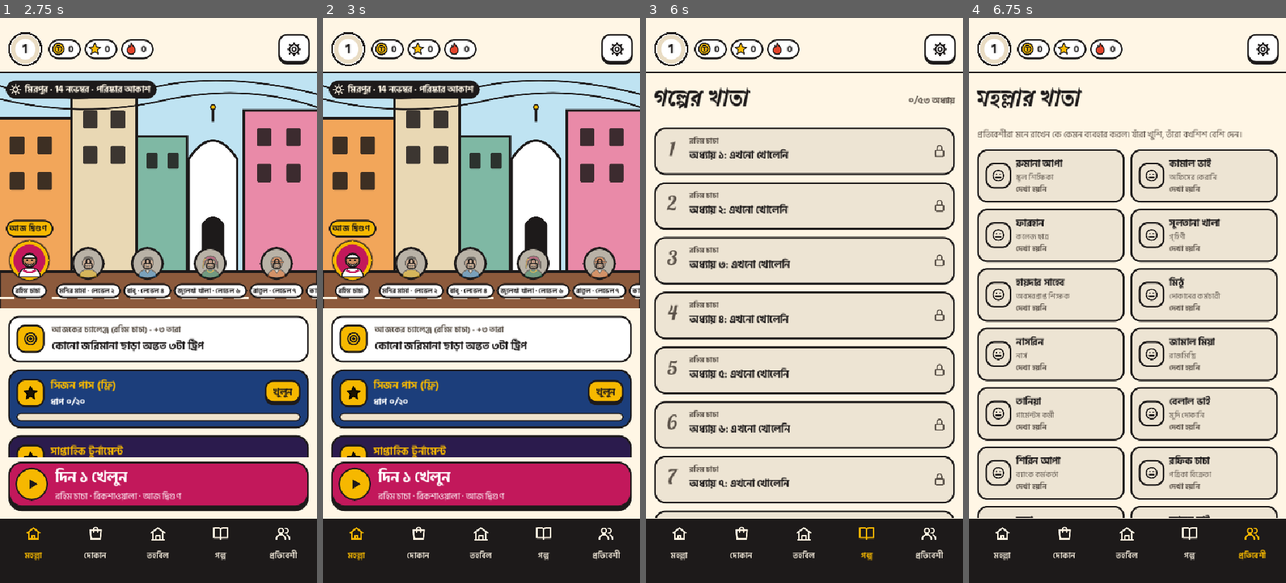
Above: before the commit, frames 1-4 (left to right).
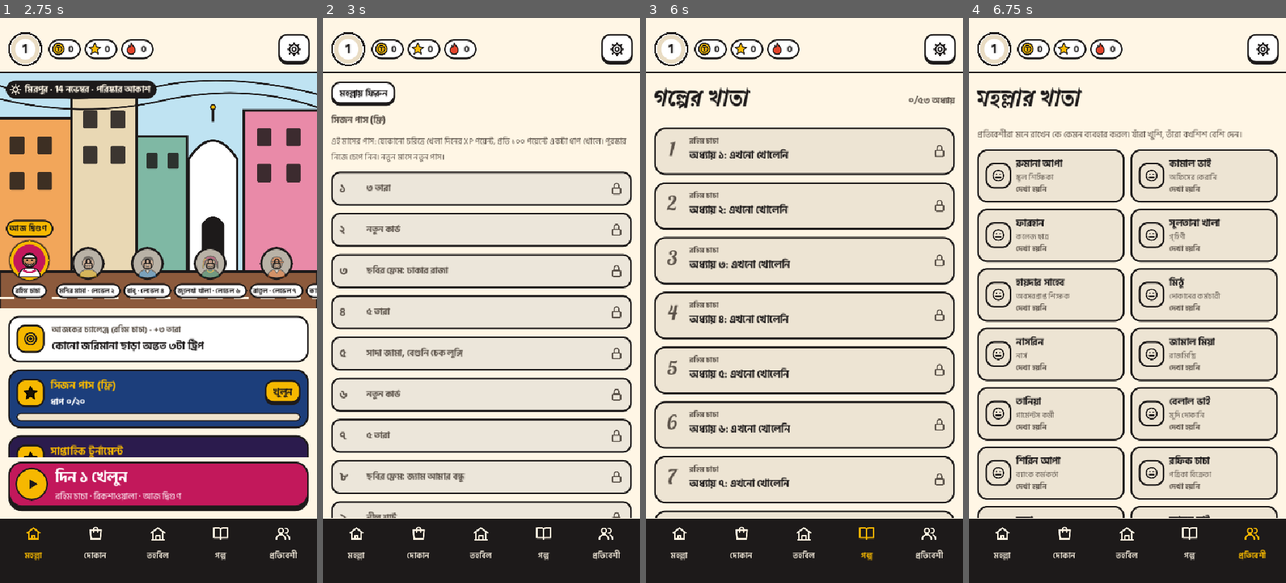
Above: after the commit, the same moments.

Repository: Habibur-Rahman-KUET-09/Dhakay-Akdin
Game: Godot game, scene res://scenes/main.tscn
Same seed, same stepped clock (60 frames per second), same inputs: the game is played once before the commit and once after it.
Inputs:
- Up to frame 1 (2.75 s): click "খেলা শুরু" at 0.5 s; click "খুলুন" at 1.25 s; click "মহল্লায় ফিরুন" at 2 s
- Up to frame 2 (3 s): click "খুলুন" at 2.75 s
- Up to frame 3 (6 s): click "মহল্লা" at 3.5 s; click "দোকান" at 4.25 s; click "তহবিল" at 5 s; click "গল্প" at 5.75 s
- Up to frame 4 (6.75 s): click "প্রতিবেশী" at 6.5 s

Frame 1 is identical in both runs. In frame 2, 72% of the frame differs, in the area x 0-100%, y 9-96%; in frame 3, less than 0.1%; in frame 4, nothing differs.

Commit message:
Dhaka traffic challenge board, the school league, friends' rickshaws in the street [skip ci]
Co-Authored-By: Claude Opus 5.5 <noreply@anthropic.com>
Claude-Session: https://claude.ai/code/session_01D5VTTbiAkjZrLBvbSQEf7i

Diff:
--- /dev/null
+++ b/game/content/schools.json
@@ -0,0 +1,95 @@
+{
+ "about": "The school league (rules/school.gd): each player picks where they study (or 'school', or 'somewhere else'); their weekly tournament points count for it, and the board shows each one's total and players.",
+ "schools": [
+  {
+   "id": "buet",
+   "bn": "বুয়েট",
+   "en": "BUET"
+  },
+  {
+   "id": "du",
+   "bn": "ঢাকা বিশ্ববিদ্যালয়",
+   "en": "Dhaka University"
+  },
+  {
+   "id": "kuet",
+   "bn": "কুয়েট",
+   "en": "KUET"
+  },
+  {
+   "id": "ruet",
+   "bn": "রুয়েট",
+   "en": "RUET"
+  },
+  {
+   "id": "cuet",
+   "bn": "চুয়েট",
+   "en": "CUET"
+  },
+  {
+   "id": "sust",
+   "bn": "শাবিপ্রবি",
+   "en": "SUST"
+  },
+  {
+   "id": "ju",
+   "bn": "জাহাঙ্গীরনগর",
+   "en": "Jahangirnagar"
+  },
+  {
+   "id": "ru",
+   "bn": "রাজশাহী বিশ্ববিদ্যালয়",
+   "en": "Rajshahi University"
+  },
+  {
+   "id": "cu",
+   "bn": "চট্টগ্রাম বিশ্ববিদ্যালয়",
+   "en": "Chittagong University"
+  },
+  {
+   "id": "nsu",
+   "bn": "নর্থ সাউথ",
+   "en": "North South"
+  },
+  {
+   "id": "brac",
+   "bn": "ব্র্যাক",
+   "en": "BRAC"
+  },
+  {
+   "id": "aiub",
+   "bn": "এআইইউবি",
+   "en": "AIUB"
+  },
+  {
+   "id": "ewu",
+   "bn": "ইস্ট ওয়েস্ট",
+   "en": "East West"
+  },
+  {
+   "id": "iut",
+   "bn": "আইইউটি",
+   "en": "IUT"
+  },
+  {
+   "id": "dhaka_college",
+   "bn": "ঢাকা কলেজ",
+   "en": "Dhaka College"
+  },
+  {
+   "id": "notre_dame",
+   "bn": "নটর ডেম",
+   "en": "Notre Dame"
+  },
+  {
+   "id": "school",
+   "bn": "স্কুল",
+   "en": "School"
+  },
+  {
+   "id": "other",
+   "bn": "অন্য কোথাও",
+   "en": "Somewhere else"
+  }
+ ]
+}
--- a/game/content/strings.json
+++ b/game/content/strings.json
@@ -5450,5 +5450,45 @@
  "frame_dhaka": {
   "bn": "প্রাণের ঢাকা",
   "en": "Praner Dhaka"
+ },
+ "trafficTitle": {
+  "bn": "ঢাকা ট্রাফিক চ্যালেঞ্জ",
+  "en": "Dhaka traffic challenge"
+ },
+ "trafficAbout": {
+  "bn": "আজকের এক মিনিটের পথ, সবার জন্য একই। বন্ধুদের চেয়ে কম সময়ে পৌঁছাতে পারবেন?",
+  "en": "Today's one-minute ride, the same for everyone. Can you beat your friends' times?"
+ },
+ "trafficNobody": {
+  "bn": "আজ এখনো কেউ চালায়নি। প্রথম হোন!",
+  "en": "No one has ridden it today. Be the first!"
+ },
+ "trafficRow": {
+  "bn": "{n}. {name}: {s} সেকেন্ড",
+  "en": "{n}. {name}: {s} s"
+ },
+ "trafficGo": {
+  "bn": "চ্যালেঞ্জ দিন",
+  "en": "Take the challenge"
+ },
+ "instTitle": {
+  "bn": "প্রতিষ্ঠানের লিগ",
+  "en": "School league"
+ },
+ "instNone": {
+  "bn": "কোথায় পড়েন? বেছে নিন",
+  "en": "Where do you study? Pick one"
+ },
+ "instEmpty": {
+  "bn": "এই সপ্তাহে এখনো কোনো পয়েন্ট নেই",
+  "en": "No points this week yet"
+ },
+ "instRow": {
+  "bn": "{n}. {name}: {points} পয়েন্ট ({players} জন)",
+  "en": "{n}. {name}: {points} points ({players} players)"
+ },
+ "instHelp": {
+  "bn": "আপনার সাপ্তাহিক টুর্নামেন্টের পয়েন্ট আপনার প্রতিষ্ঠানের নামে যোগ হয়। কোন প্রতিষ্ঠান এগিয়ে, দেখুন!",
+  "en": "Your weekly tournament points count for your place of study. See who's ahead!"
  }
 }
--- a/game/scripts/rules/friends.gd
+++ b/game/scripts/rules/friends.gd
@@ -170,12 +170,15 @@
 	var f := of(data)
 	_roll_week(f, date)
 	var legs: Dictionary = f.legs if f.legs_date == date else {}
-	var art := str((data.get("looks", {}).get("rickshaw", {}) as Dictionary).get("art", ""))
+	var looks: Dictionary = data.get("looks", {}).get("rickshaw", {})
+	var art := str(looks.get("art", ""))
 	return {
 		"name": str(f.name), "code": str(f.code), "level": int(data.get("mohalla", {}).get("level", 1)),
 		"week": str(f.week), "week_taka": int(f.week_taka), "prev_week": str(f.prev_week), "prev_taka": int(f.prev_taka),
 		"given": int(f.given), "legs_date": date if not legs.is_empty() else "", "legs": legs.duplicate(), "art": art,
 		"visits": (f.visits_sent as Dictionary).duplicate(),
+		# My rickshaw's looks, for it to ride by in my friends' streets.
+		"paint": str(looks.get("paint", "")), "plate": str(looks.get("plate", "")), "slogan": str(looks.get("slogan", "")),
 	}
 
 
--- a/game/scripts/rules/leaderboard.gd
+++ b/game/scripts/rules/leaderboard.gd
@@ -13,6 +13,7 @@
 const Daily = preload("res://scripts/rules/daily.gd")
 const Friends = preload("res://scripts/rules/friends.gd")
 const League = preload("res://scripts/rules/league.gd")
+const School = preload("res://scripts/rules/school.gd")
 const Race = preload("res://scripts/rules/race.gd")
 
 const WHO := ["all", "rickshaw", "tea", "bus", "fuchka", "delivery", "hawker", "boat"]
@@ -140,6 +141,7 @@
 	var c := Friends.card(data, date)
 	c.merge(fields(data, date))
 	c.merge(League.fields(data, date))
+	c.merge(School.fields(data, date))
 	# Today's ghost-race ride, or nothing (the field is then cleared).
 	var race := Race.card(data, date)
 	c["race"] = race.get("race", {})
--- a/game/scripts/rules/race.gd
+++ b/game/scripts/rules/race.gd
@@ -132,6 +132,23 @@
 	return out
 
 
+## Today's challenge board: my best and my friends' bests on this date,
+## fastest first: [{name, time, me}].
+static func board(data: Dictionary, date: String) -> Array:
+	var out := []
+	var f := Friends.of(data)
+	for p in f.list:
+		var c: Dictionary = f.cards.get(p.uid, {})
+		var r = c.get("race", {})
+		if typeof(r) == TYPE_DICTIONARY and str(r.get("date", "")) == date and float(r.get("time", 0.0)) > 0.0:
+			out.append({"name": str(p.name), "time": float(r.time), "me": false})
+	var mine := of(data)
+	if str(mine.date) == date and float(mine.best) > 0.0:
+		out.append({"name": "", "time": float(mine.best), "me": true})
+	out.sort_custom(func(a, b): return float(a.time) < float(b.time))
+	return out
+
+
 ## Today's best for the public card ({} when there is none today).
 static func card(data: Dictionary, date: String) -> Dictionary:
 	var r := of(data)
--- /dev/null
+++ b/game/scripts/rules/school.gd
@@ -0,0 +1,60 @@
+## The school league: each player may pick where they study (a university,
+## a college, "school", or "somewhere else"); their weekly tournament
+## points (ranked.gd) go on the public card under that place
+## (sc_<week>_<id>), and the board sums each place's players. No network
+## here: testable.
+extends RefCounted
+
+const Friends = preload("res://scripts/rules/friends.gd")
+const Ranked = preload("res://scripts/rules/ranked.gd")
+const PATH := "res://content/schools.json"
+
+static var _list := []
+
+
+static func list() -> Array:
+	if _list.is_empty():
+		_list = JSON.parse_string(FileAccess.get_file_as_string(PATH)).schools
+	return _list
+
+
+static func name_of(id: String, lang: String) -> String:
+	for s in list():
+		if s.id == id:
+			return str(s.get(lang, s.en))
+	return ""
+
+
+static func field(id: String, week: String) -> String:
+	return "sc_%s_%s" % [week, id]
+
+
+static func mine(data: Dictionary) -> String:
+	return str(data.get("school", ""))
+
+
+## Picks (or with "" clears) where the player studies.
+static func choose(data: Dictionary, id: String) -> void:
+	if id == "" or not name_of(id, "en").is_empty():
+		data["school"] = id
+
+
+## The card's field: this week's points under my place ({} if none).
+static func fields(data: Dictionary, date: String) -> Dictionary:
+	var id := mine(data)
+	var points := Ranked.points(data, date)
+	if id == "" or points <= 0:
+		return {}
+	return {field(id, Friends.week_of(date)): points}
+
+
+## The board from each place's {count, sum}: [{id, players, points}],
+## most points first, places with nobody left out.
+static func board(stats: Dictionary) -> Array:
+	var out := []
+	for id in stats:
+		var st: Dictionary = stats[id]
+		if int(st.get("count", 0)) > 0:
+			out.append({"id": str(id), "players": int(st.count), "points": int(st.get("sum", 0))})
+	out.sort_custom(func(a, b): return int(a.points) > int(b.points))
+	return out
--- a/game/scripts/ui/home.gd
+++ b/game/scripts/ui/home.gd
@@ -34,6 +34,7 @@
 const Cards = preload("res://scripts/rules/cards.gd")
 const Season = preload("res://scripts/rules/season.gd")
 const Stickers = preload("res://scripts/ui/stickers.gd")
+const School = preload("res://scripts/rules/school.gd")
 const Share = preload("res://scripts/ui/share.gd")
 const Juice = preload("res://scripts/ui/juice.gd")
 const Race = preload("res://scripts/rules/race.gd")
@@ -90,6 +91,9 @@
 ## This week's area league as fetched: {area: {count, sum}}; "" / loading / ok.
 var _league_now := {}
 var _league_state := ""
+## The school league: "", "loading" or "ok"; its board rows.
+var _school_state := ""
+var _school_rows: Array = []
 ## Last week's tournament prize, paid when the home opened in a new week.
 var _rank_paid := {}
 ## Eid salami given when the home opened on an Eid day.
@@ -476,6 +480,7 @@
 		inner.add_child(_salami_card())
 	inner.add_child(_pass_card())
 	inner.add_child(_ranked_card())
+	inner.add_child(_traffic_card())
 	inner.add_child(_album_card())
 	inner.add_child(_stickers_card())
 	inner.add_child(_together_card())
@@ -2364,6 +2369,7 @@
 		news_card.add_child(Look.label(str(news), 15, true))
 		page.add_child(news_card)
 	page.add_child(_league_card())
+	page.add_child(_school_card())
 	# The name shown in the lists.
 	var name_row := HBoxContainer.new()
 	name_row.add_theme_constant_override("separation", 8)
@@ -2499,6 +2505,7 @@
 	_build()
 	await cloud.publish_card(Leaderboard.card(progress.data, progress.date()))
 	_load_league()
+	_load_schools()
 	var rows := await cloud.top(field, int(b.n("leaderboard.top")))
 	var mine := Leaderboard.mine(progress.data, _lb_period, _lb_who, progress.date())
 	var rank := await cloud.rank_of(field, mine)
@@ -3302,3 +3309,91 @@
 
 func _open_whatsapp_text(text: String) -> void:
 	OS.shell_open("https://wa.me/?text=" + text.uri_encode())
+
+
+# --- The Dhaka traffic challenge -------------------------------------------------
+
+
+## Today's one-minute ride, the same for everyone: my friends' times and
+## mine, fastest first, and the way in.
+func _traffic_card() -> Control:
+	var panel := _card(Color("FFF0E6"), 20)
+	panel.name = "TrafficCard"
+	var col := VBoxContainer.new()
+	col.add_theme_constant_override("separation", 6)
+	panel.add_child(col)
+	col.add_child(Look.label(s.t("trafficTitle"), 18, true, Look.VERMILION))
+	var about := Look.label(s.t("trafficAbout"), 14, false, Look.MUTED)
+	about.autowrap_mode = TextServer.AUTOWRAP_WORD_SMART
+	col.add_child(about)
+	var board := Race.board(progress.data, progress.date())
+	if board.is_empty():
+		col.add_child(Look.label(s.t("trafficNobody"), 14, true, Look.OUTLINE))
+	for i in mini(board.size(), 5):
+		var r: Dictionary = board[i]
+		var who: String = s.t("onYou") if r.me else str(r.name)
+		col.add_child(Look.label(s.t("trafficRow", {"n": i + 1, "name": who, "s": s.num("%.1f" % float(r.time))}), 15, true, Look.PARROT_DARK if r.me else Look.OUTLINE))
+	var go := Look.chunky(s.t("trafficGo"), Look.VERMILION, Color.WHITE, 17, 4, 14)
+	go.name = "TrafficGo"
+	go.pressed.connect(func():
+		Race.next = true
+		_go("res://scenes/rickshaw.tscn"))
+	col.add_child(go)
+	return panel
+
+
+# --- The school league --------------------------------------------------------------
+
+
+## Where I study (to pick), and the week's board of places.
+func _school_card() -> Control:
+	var panel := _card(Color("EEF3FF"), 18)
+	var box := VBoxContainer.new()
+	box.add_theme_constant_override("separation", 6)
+	panel.add_child(box)
+	box.add_child(Look.label(s.t("instTitle"), 17, true, Look.SKY_DARK))
+	var pick := OptionButton.new()
+	pick.name = "SchoolPick"
+	pick.add_theme_font_override("font", Look.font(Look.BOLD))
+	pick.add_item(s.t("instNone"))
+	var ids := [""]
+	for sc in School.list():
+		pick.add_item(str(sc.get(s.lang, sc.en)))
+		ids.append(str(sc.id))
+	pick.selected = maxi(0, ids.find(School.mine(progress.data)))
+	pick.item_selected.connect(func(i: int):
+		School.choose(progress.data, ids[i])
+		progress.save()
+		if cloud.enabled():
+			cloud.publish_card(Leaderboard.card(progress.data, progress.date()))
+		_school_state = ""
+		_load_schools())
+	box.add_child(pick)
+	if _school_state == "loading":
+		box.add_child(Look.label(s.t("leagueLoading"), 14, false, Look.MUTED))
+	elif _school_rows.is_empty():
+		box.add_child(Look.label(s.t("instEmpty"), 14, false, Look.MUTED))
+	for i in mini(_school_rows.size(), 8):
+		var r: Dictionary = _school_rows[i]
+		var mine := str(r.id) == School.mine(progress.data)
+		box.add_child(Look.label(s.t("instRow", {"n": i + 1, "name": School.name_of(str(r.id), s.lang), "points": int(r.points), "players": int(r.players)}),
+			15, true, Look.PARROT_DARK if mine else Look.OUTLINE))
+	var help := Look.label(s.t("instHelp"), 13, false, Look.MUTED)
+	help.autowrap_mode = TextServer.AUTOWRAP_WORD_SMART
+	box.add_child(help)
+	return panel
+
+
+## This week's points of every place, fetched once per visit to the page.
+func _load_schools() -> void:
+	if _school_state != "" or not cloud.enabled():
+		return
+	_school_state = "loading"
+	var week := Friends.week_of(progress.date())
+	var stats := {}
+	for sc in School.list():
+		stats[str(sc.id)] = await cloud.stats_of(School.field(str(sc.id), week))
+	_school_rows = School.board(stats)
+	_school_state = "ok"
+	if _page == "board":
+		_build()
--- a/game/scripts/world/rickshaw_scene.gd
+++ b/game/scripts/world/rickshaw_scene.gd
@@ -37,6 +37,7 @@
 const SignalLights = preload("res://scripts/world/signal_lights.gd")
 const Progress = preload("res://scripts/rules/progress.gd")
 const Friends = preload("res://scripts/rules/friends.gd")
+const Goods = preload("res://scripts/rules/goods.gd")
 const League = preload("res://scripts/rules/league.gd")
 const Race = preload("res://scripts/rules/race.gd")
 const Online = preload("res://scripts/rules/online.gd")
@@ -153,6 +154,8 @@
 ## Passengers, the policeman and Rahim Chacha talking.
 var _voice: Voice
 var _chat_left := Chatter.gap()
+## Friends' own rickshaws riding about the streets: {node, driver, paint}.
+var _friend_riders: Array = []
 var _first_told := false
 ## The passenger last told about (stop beside them), and the time to the
 ## next reminder to drink tea.
@@ -315,7 +318,7 @@
 	for w in rickshaw.get_meta("wheels"):
 		(w as MeshInstance3D).material_override = plain
 	if mode != "delivery":
-		_back_art(rickshaw)
+		_back_art(rickshaw, progress.worn("rickshaw", "plate"), progress.worn("rickshaw", "slogan"))
 	# A passenger on the seat, shown during a trip.
 	_rider_seat = MeshInstance3D.new()
 	_rider_seat.mesh = Models.seated_passenger()
@@ -339,6 +342,8 @@
 		_setup_live()
 	elif _race:
 		_setup_ghost()
+	elif mode == "rickshaw" and _live.is_empty():
+		_spawn_friend_riders()
 	marker = _marker()
 	add_child(marker)
 	camera = Camera3D.new()
@@ -678,6 +683,7 @@
 		if _notice_left <= 0.0 or (_notice_left > 1e6 and shift.driver.moving):
 			_notice = ""
 	_chat_tick(dt)
+	_move_friend_riders(dt)
 	_stop_hint()
 	_tired_nag(dt)
 	_follow(dt)
@@ -2123,8 +2129,7 @@
 ## Bought decorations on the back of Rahim Chacha's rickshaw, where the
 ## camera sees them all day: a painting, and a line written under it
 ## (always in Bangla, as rickshaw painters write it).
-func _back_art(on: Node3D) -> void:
-	var plate := progress.worn("rickshaw", "plate")
+func _back_art(on: Node3D, plate: Dictionary, slogan: Dictionary) -> void:
 	if not plate.is_empty():
 		var tex := load("res://textures/ui/%s.png" % str(plate.get("picture", ""))) as Texture2D
 		if tex != null:
@@ -2140,7 +2145,6 @@
 			art.material_override = mat
 			art.position = Vector3(0, 0.74, 0.96)
 			on.add_child(art)
-	var slogan := progress.worn("rickshaw", "slogan")
 	if not slogan.is_empty():
 		var board := MeshInstance3D.new()
 		var box := BoxMesh.new()
@@ -2195,3 +2199,82 @@
 		return
 	_voice.play(str(line.id), true)
 	_say(str(line.text), Look.MAGENTA, 4.5)
+
+
+# --- Friends' rickshaws in the street -------------------------------------------
+
+
+## Up to three friends' rickshaws (their own paint, painting and slogan,
+## their name over them) riding about the streets, turning as they please.
+func _spawn_friend_riders() -> void:
+	var f := Friends.of(progress.data)
+	var roads := shift.map.roads()
+	if roads.is_empty():
+		return
+	var rng := RandomNumberGenerator.new()
+	rng.randomize()
+	for p in f.list:
+		if _friend_riders.size() >= 3:
+			break
+		var c: Dictionary = f.cards.get(p.uid, {})
+		if c.is_empty():
+			continue
+		var hood := Look.SKY
+		var body := Look.PARROT
+		var paint := Goods.look("rickshaw", str(c.get("paint", "")))
+		if not paint.is_empty():
+			hood = Color(str(paint.hood))
+			body = Color(str(paint.body))
+		var style := int(Goods.look("rickshaw", str(c.get("art", ""))).get("style", 0))
+		var node := Models.player_rickshaw(hood, body, style)
+		var own := _palette.duplicate()
+		own[0] = hood
+		own[1] = body
+		var mat := Models.traffic_material(own, false)
+		mat.set_shader_parameter("custom_data", Vector4(0.0, 1.0, 0.0, 1.0))
+		(node.get_meta("body") as MeshInstance3D).material_override = mat
+		var rider := Models.traffic_material(PackedColorArray([_palette[rng.randi() % 8], _palette[8 + rng.randi() % 8]]), false)
+		rider.set_shader_parameter("custom_data", Vector4(0.0, 1.0, 0.0, 1.0))
+		(node.get_meta("rider") as MeshInstance3D).material_override = rider
+		var plain := Models.material()
+		for w in node.get_meta("wheels"):
+			(w as MeshInstance3D).material_override = plain
+		_back_art(node, Goods.look("rickshaw", str(c.get("plate", ""))), Goods.look("rickshaw", str(c.get("slogan", ""))))
+		var tag := Label3D.new()
+		tag.text = str(p.name)
+		tag.font = Look.font(Look.BOLD)
+		tag.font_size = 40
+		tag.outline_size = 10
+		tag.modulate = Look.YELLOW
+		tag.outline_modulate = Look.OUTLINE
+		tag.pixel_size = 0.006
+		tag.billboard = BaseMaterial3D.BILLBOARD_ENABLED
+		tag.position = Vector3(0, 2.4, 0)
+		node.add_child(tag)
+		var start: Vector2i = roads[rng.randi() % roads.size()]
+		for tries in 20:
+			if absi(start.x - shift.driver.cell.x) + absi(start.y - shift.driver.cell.y) >= 6:
+				break
+			start = roads[rng.randi() % roads.size()]
+		var d := Driver.new(shift.map, rng.randf_range(0.8, 1.1), start)
+		add_child(node)
+		_friend_riders.append({"node": node, "driver": d, "rng": rng})
+
+
+func _move_friend_riders(dt: float) -> void:
+	for r in _friend_riders:
+		var d: Driver = r.driver
+		if not d.moving or d.update(dt).has(Driver.Event.WAITING):
+			# At a junction: any way that is open, back if none.
+			var ways := [Driver.LEFT, Driver.RIGHT, Driver.BACK]
+			ways.shuffle()
+			for t in ways:
+				d.swipe(t)
+				if d.moving:
+					break
+		var node: Node3D = r.node
+		var pos := d.position()
+		var f := Vector3(RoadMap.DX[d.heading], 0, RoadMap.DY[d.heading])
+		var left := Vector3(f.z, 0, -f.x)
+		node.position = Vector3((pos.x + 0.5) * City.T, 0, (pos.y + 0.5) * City.T) + left * KEEP_LEFT
+		node.rotation.y = lerp_angle(node.rotation.y, _yaw_for(d.heading), minf(1.0, dt * 8.0))
--- a/game/tests/test_league.gd
+++ b/game/tests/test_league.gd
@@ -231,3 +231,34 @@
 func test_week_days_left() -> void:
 	eq(Ranked.days_left("2026-11-28"), 7, "Saturday: the whole week")
 	eq(Ranked.days_left("2026-12-04"), 1, "Friday: the last day")
+
+
+# --- The school league and today's challenge board ---------------------------------
+
+
+func test_school_points_go_on_the_card() -> void:
+	var School = load("res://scripts/rules/school.gd")
+	var data := {}
+	eq(School.fields(data, DAY), {}, "no place picked: nothing")
+	School.choose(data, "kuet")
+	eq(School.fields(data, DAY), {}, "no points yet: nothing")
+	Ranked.note(data, b, 150, DAY)
+	eq(School.fields(data, DAY), {School.field("kuet", Friends.week_of(DAY)): 150}, "the week's points under KUET")
+	School.choose(data, "nowhere")
+	eq(School.mine(data), "kuet", "an unknown place is not taken")
+	var board: Array = School.board({"kuet": {"count": 2, "sum": 300.0}, "buet": {"count": 1, "sum": 500.0}, "du": {"count": 0}})
+	eq(board.map(func(r): return r.id), ["buet", "kuet"], "most points first, empty places left out")
+
+
+func test_todays_challenge_board() -> void:
+	var data := {}
+	var f := Friends.of(data)
+	f.list = [{"uid": "u1", "name": "Rakib"}, {"uid": "u2", "name": "Mim"}]
+	f.cards = {"u1": {"race": {"date": DAY, "time": 41.0}}, "u2": {"race": {"date": "2026-01-01", "time": 30.0}}}
+	var r := Race.of(data)
+	r.date = DAY
+	r.best = 38.5
+	var board := Race.board(data, DAY)
+	eq(board.size(), 2, "me and the friend who rode today")
+	check(board[0].me and float(board[0].time) == 38.5, "fastest first: me")
+	eq(str(board[1].name), "Rakib", "then Rakib")
